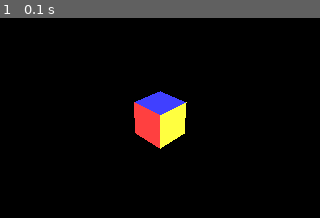
Above: before the commit, frame 1.
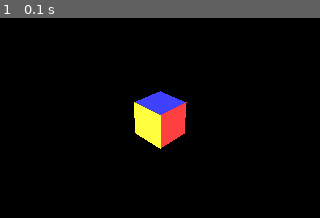
Above: after the commit, the same moment.

Repository: mooinglemur/2RX16
Game: pygame game, started from scripts/pygame-3d-scene.py
The game is run twice, just before and just after one commit, with the same random seed, the same clock (stepped at 60 frames per second) and the same inputs.
Inputs:
- Up to frame 1 (0.1 s): no input

The runs differ from the first frame. In frame 1, 2.5% of the frame differs, in the area x 41-59%, y 42-65%.

Commit message:
flipping y for screen draw, added frame 50. Starting to work better.

Diff:
--- a/scripts/pygame-3d-scene.py
+++ b/scripts/pygame-3d-scene.py
@@ -55,8 +55,8 @@
 clock=pygame.time.Clock()
 
 # Set up the display
-width, height = 320, 200
-screen = pygame.display.set_mode((width, height))
+screen_width, screen_height = 320, 200
+screen = pygame.display.set_mode((screen_width, screen_height))
 pygame.display.set_caption("Tetrakis Hexahedron")
 
 
@@ -83,6 +83,7 @@
     #  - TODO: also export Animation
 
     obj_file = open('assets/test_cube.obj', 'r')
+    # obj_file = open('assets/test_cube_50.obj', 'r')
     lines = obj_file.readlines()
 
     objects = {}
@@ -240,10 +241,7 @@
 
     # We now construct a view-matrix (but without the translation part, making it a bit simpler)
     #  (See Javidx9 video for naming of these variables)
-# FIXME: WHY would y have to be -1??
-# FIXME: WHY would y have to be -1??
-# FIXME: WHY would y have to be -1??
-    up = [0, -1, 0]       # y-axis
+    up = [0, 1, 0]       # y-axis
     target = camera_info['dir']  # current camera_pos (0,0,0) + look dir (0,0,-1)
     pos = [0, 0, 0]      # current camera_pos (0,0,0)
 
@@ -291,11 +289,7 @@
 
 transform_objects_into_view_space(camera_info, objects)
 
-print(objects)
-
-# FIXME: vertices and faces are incompatible with the old code!
-# FIXME: vertices and faces are incompatible with the old code!
-# FIXME: vertices and faces are incompatible with the old code!
+# print(objects)
 
 # FIXME: this is a temporary workaround. We should get all objects but the camera here!
 vertices = objects['Cube']['vertices']
@@ -305,7 +299,11 @@
 
 # Define the size and position of the polyhedron
 scale = 37
-center_offset = (width // 2, height // 2)
+center_offset = (screen_width // 2, screen_height // 2)
+
+# FIXME: REMOVE THIS!
+# FIXME: REMOVE THIS!
+# FIXME: REMOVE THIS!
 
 # Define rotation parameters
 angle_x = 0
@@ -325,6 +323,7 @@
 max_x = 0
 max_y = 0
 
+# FIXME: REMOVE or set to 0,0,0!
 camera = (0, 0, 6)
 
 tris_seen = False
@@ -351,27 +350,12 @@
     return rotated_vertices[item][1]
 
 def advance_cube():
-    global f
-    global angle_x
-    global angle_y
-    global squishy_phase
-    global squishy_amplitude
-    global squishy_max_amplitude
     global zees
     global rotated_vertices
     global tris_seen
     global sprite_mode
     global max_x
     global max_y
-
-    # Apply rotation
-    angle_x += rotation_speed_x
-    angle_y += rotation_speed_y
-
-    squishy_phase += squishy_increment
-    squishy_amplitude -= squishy_dampening
-    if squishy_amplitude < 0:
-        squishy_amplitude = 0
 
 
     rotated_vertices = []
@@ -387,34 +371,18 @@
         new_y = y
         new_z = z
 
-        # Rotate around the x-axis
- #       new_y = y * math.cos(angle_x) - z * math.sin(angle_x)
- #       new_z = y * math.sin(angle_x) + z * math.cos(angle_x)
-
-        # Rotate around the y-axis
- #       new_x = x * math.cos(angle_y) - new_z * math.sin(angle_y)
- #       new_z = x * math.sin(angle_y) + new_z * math.cos(angle_y)
-
-        # Do squishy things
-#        squish_amount = 1+(math.sin(squishy_phase) * squishy_amplitude)
-
-#        new_y *= squish_amount
-#        new_x *= 1/(squish_amount**0.6)
-
 # FIXME: what should we do here?
 # FIXME: what should we do here?
 # FIXME: what should we do here?
         #z_ratio = (1-camera[2]) / (new_z + camera[2]) # camera position
         z_ratio = 1/new_z
 
+# FIXME: both SIDES of the CUBE dont look STRAIGHT (zoomed in)! There is something WRONG!
+# FIXME: both SIDES of the CUBE dont look STRAIGHT (zoomed in)! There is something WRONG!
+# FIXME: both SIDES of the CUBE dont look STRAIGHT (zoomed in)! There is something WRONG!
+
         new_x *= (z_ratio*6)
         new_y *= (z_ratio*6)
-
-# FIXME: y moves in the WRONG direction!
-# FIXME: y moves in the WRONG direction!
-# FIXME: y moves in the WRONG direction!
-#        new_y += 1
-#        new_y += vertical_offset
 
         x_proj = new_x * scale + center_offset[0]
         y_proj = new_y * scale + center_offset[1]
@@ -449,8 +417,6 @@
     sorted_visible_faces = sorted(visible_faces, key=face_sorter, reverse=True)
 
     for face in sorted_visible_faces:
-#        if face[3] != 0:
-#            continue
 
         # find angle relative to Z axis
 # FIXME: clean this up!
@@ -482,7 +448,16 @@
         color_idx_out += 16*color_idx_out
 
         face_vertex_indices = face['vertex_indices'] + [face['vertex_indices'][0]]
-        pygame.draw.polygon(screen, colors[color_idx], [rotated_vertices[i] for i in face_vertex_indices], 0)
+
+        y_flipped_vertices = []
+        for rotated_vertex in rotated_vertices:
+            y_flipped_vertex = [
+                rotated_vertex[0],
+                screen_height - rotated_vertex[1],
+            ]
+            y_flipped_vertices.append(y_flipped_vertex)
+
+        pygame.draw.polygon(screen, colors[color_idx], [y_flipped_vertices[i] for i in face_vertex_indices], 0)
         # Triangle type (bit 0 is X high bit)
         #  $00 - two part, change X1
         #  $40 - two part, change X2
@@ -547,6 +522,10 @@
         # find top two points of triangle
         face_vertex_indices = face['vertex_indices'] + [face['vertex_indices'][0]]
         sorted_points = sorted(face_vertex_indices, key=y_sorter, reverse=False)
+
+# FIXME: use y_flipped_vertices to OUTPUT to the X16!
+# FIXME: use y_flipped_vertices to OUTPUT to the X16!
+# FIXME: use y_flipped_vertices to OUTPUT to the X16!
 
         v0 = list(copy.deepcopy(rotated_vertices[sorted_points[0]]))
         v1 = list(copy.deepcopy(rotated_vertices[sorted_points[1]]))
Not shown, added: assets/test_cube_50.mtl
Not shown, added: assets/test_cube_50.obj
